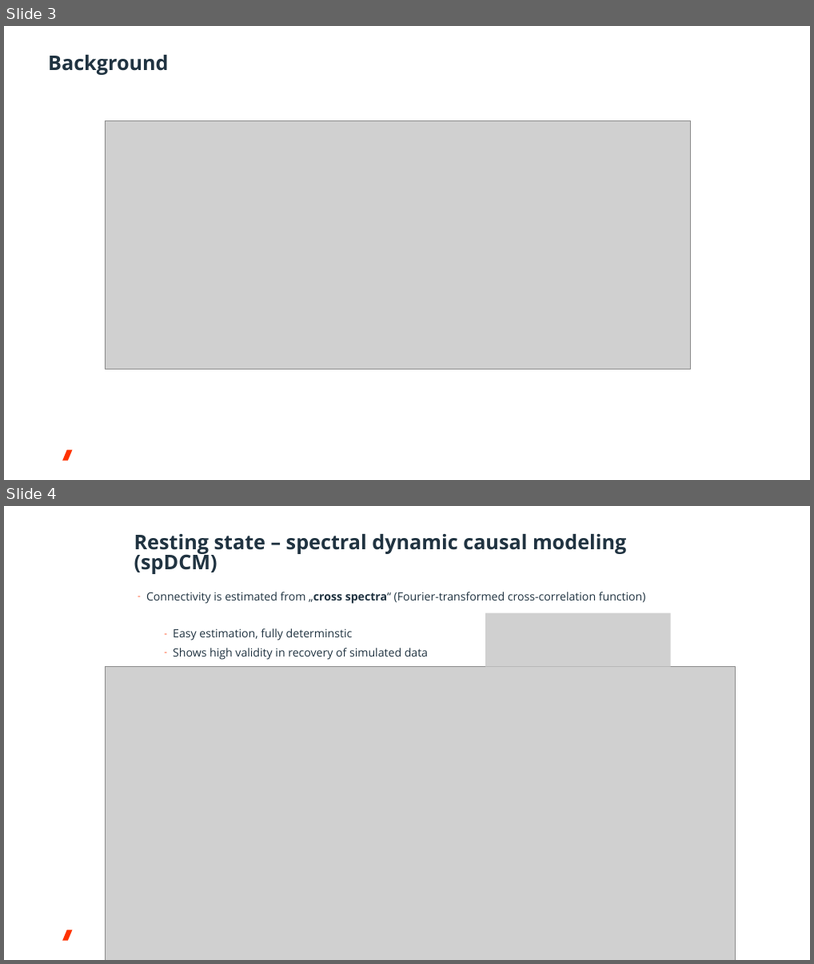
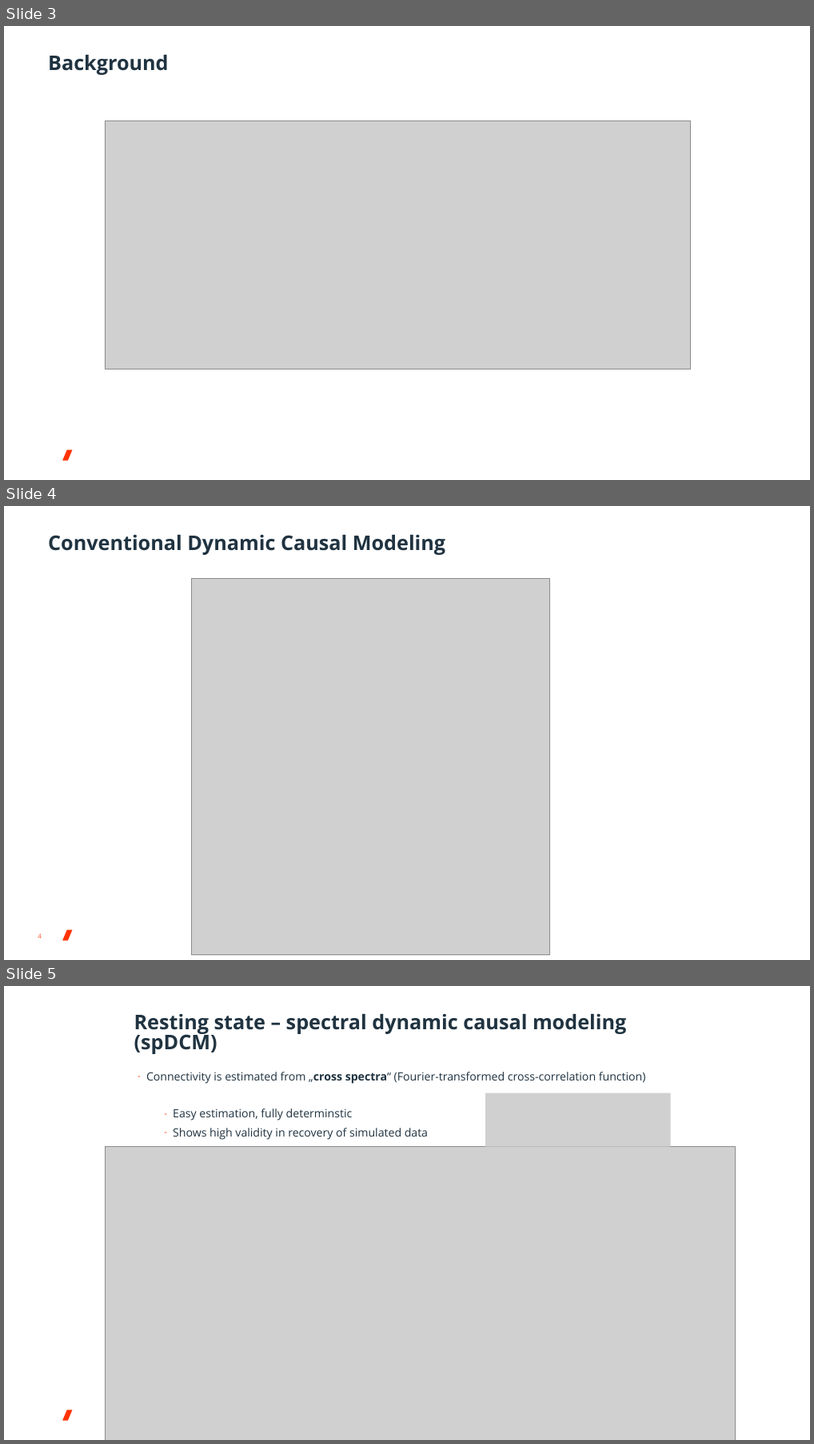
Before and after one commit to da-wi/workshop_brainfood, a slide deck: slides/brainfood_DCM_workshop.pptx. Shown one above the other, each under a label of ours: slides 3 and 4 before the commit, slides 3, 4 and 5 after it. The pictures are 814x964 and 814x1444 pixels, drawn with LibreOffice and Linux fonts; fonts in the diff are those of the drawing; grey boxes stand for pictures; background and template pictures are left out. Boxes give left, top, right and bottom in pixels: in the first picture for what was removed or moved away, otherwise in the second. Text is boxed around its words. In the diff, an @@ line names an element or a change of style, - is before the commit and + after.

```diff
--- a/slides/brainfood_DCM_workshop.pptx
+++ b/slides/brainfood_DCM_workshop.pptx
@@ slide 4 added at (4,506,810,960), background #FFFFFF; not listed: 1 template element that a slide beside it also shows @@
@@ title added at (48,535,446,555), 24 pt, text #203341, bold @@
+Conventional Dynamic Causal Modeling
@@ picture added at (191,579,550,954) @@
@@ page number added at (38,933,42,938), 7.5 pt, text #FF5126 @@
+4
@@ what was slide 4 is now slide 5 @@
```
Also in this commit, not shown: 3 slides changed, 1 other slide added, 3 other files.
